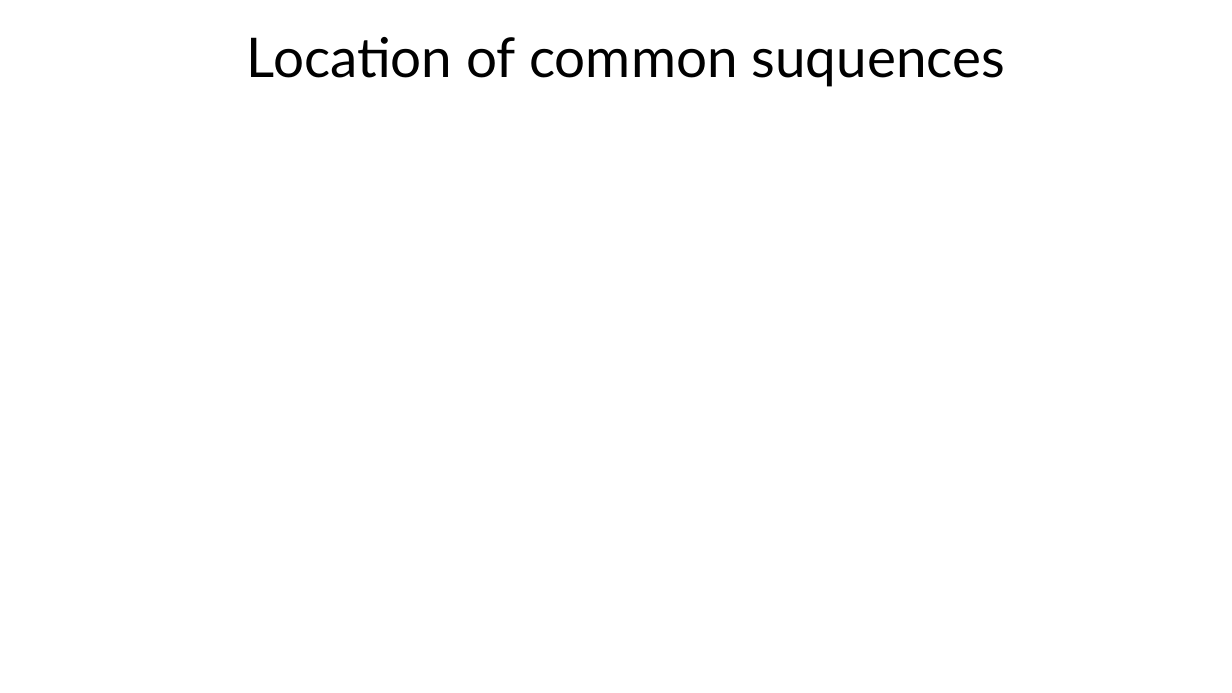
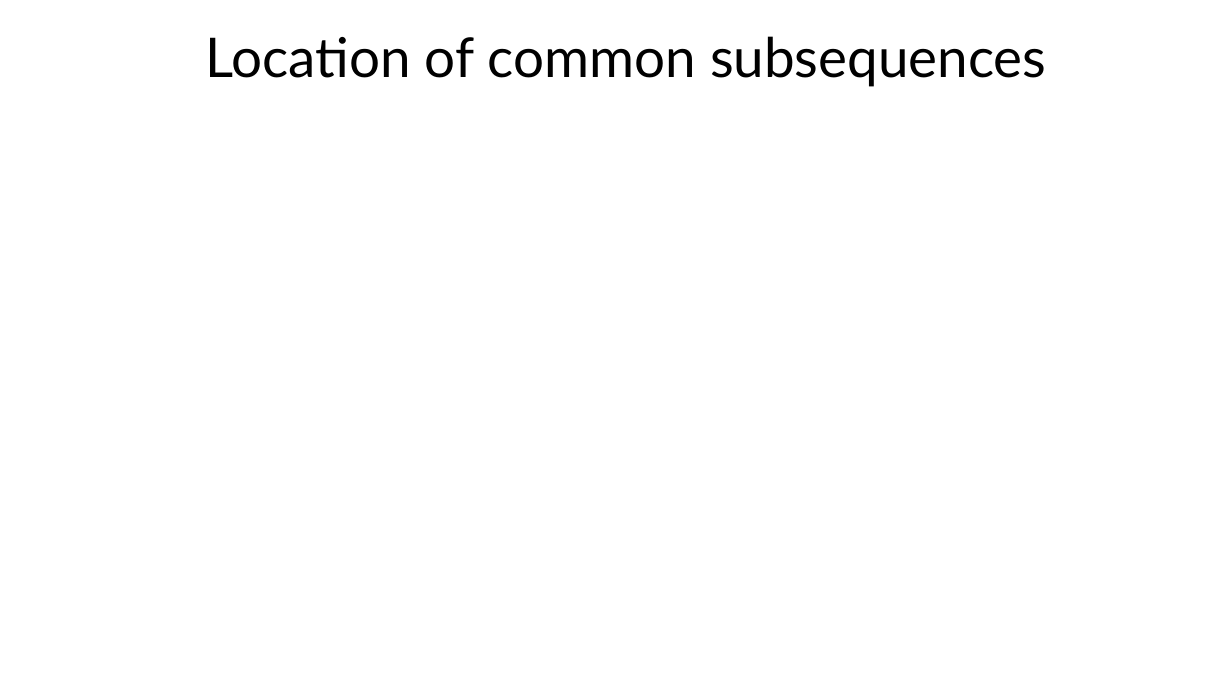
Before and after one commit to dimgold/Passwords_Visualization, a slide deck: slide 10 of Passwords.pptx. Drawn at 1232x693 pixels with LibreOffice and Linux fonts; fonts in the diff are those of the drawing; background and template pictures are left out. Boxes give left, top, right and bottom in pixels: in the first picture for what was removed or moved away, otherwise in the second. Text is boxed around its words. In the diff, an @@ line names an element or a change of style, - is before the commit and + after.

Commit message:
edit deck

```diff
--- a/Passwords.pptx
+++ b/Passwords.pptx
@@ title at bbox=[205, 36, 1047, 87]: text changed @@
-Location of common suquences
+Location of common subsequences
```
